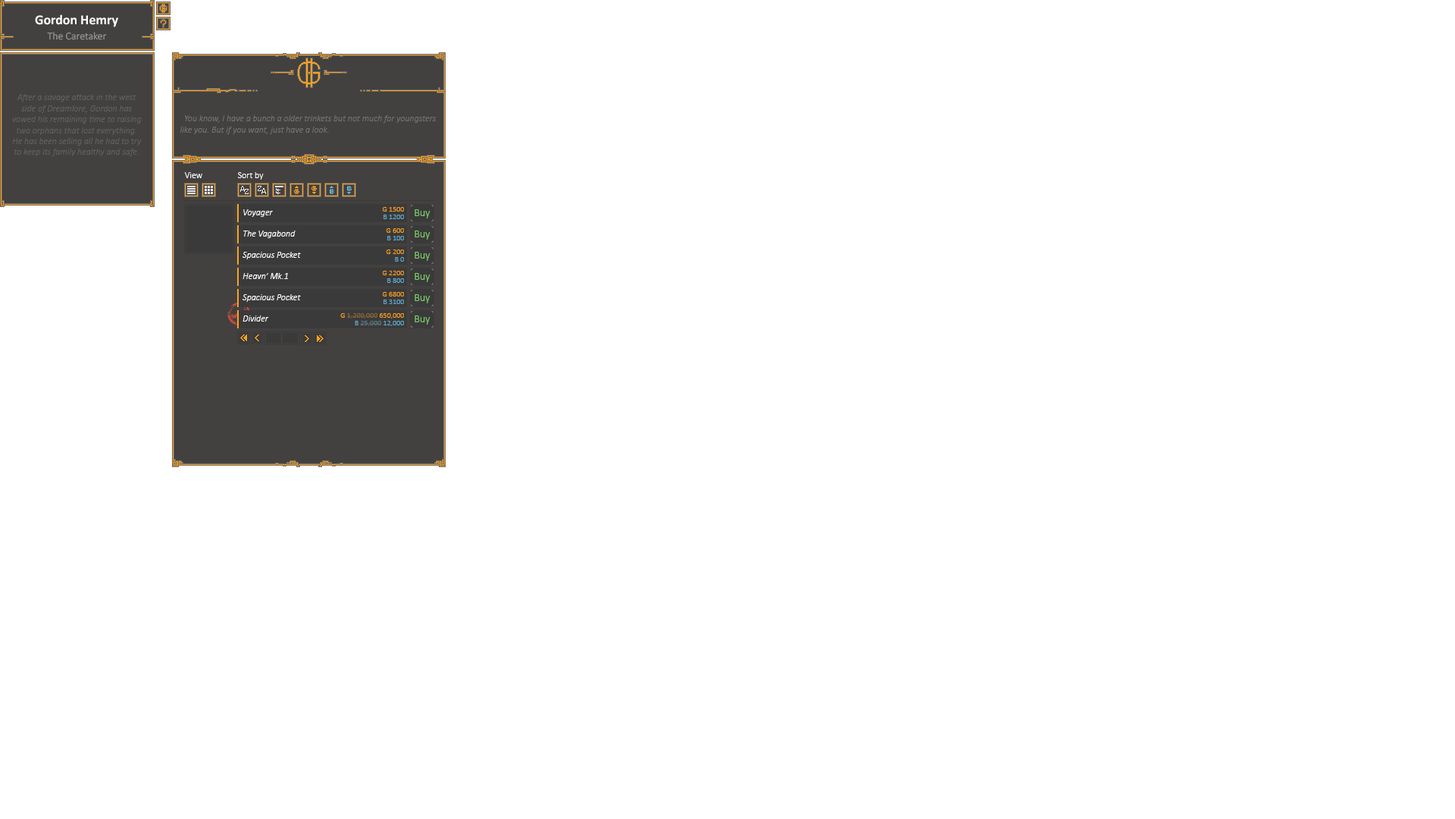
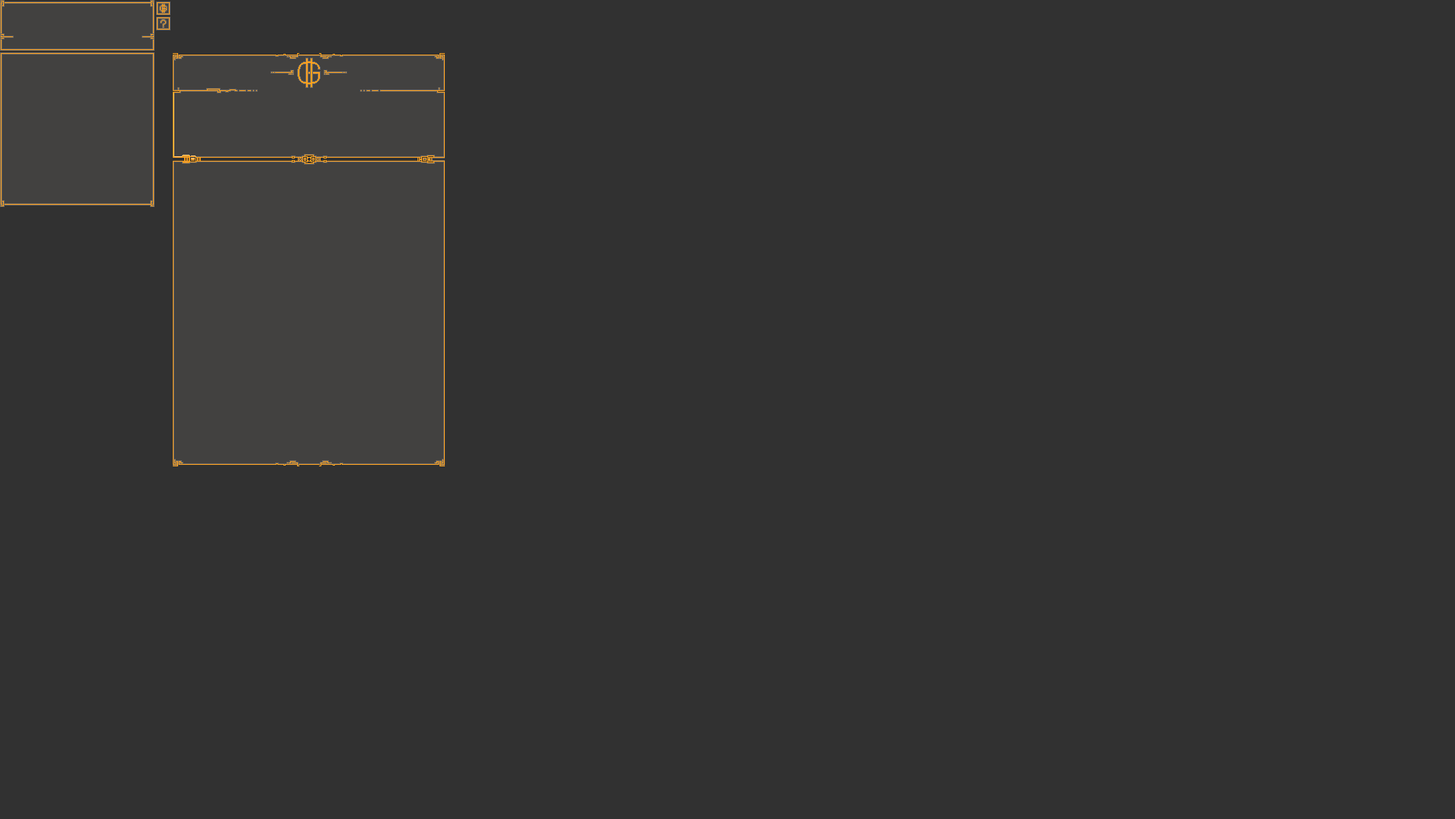
The second 1455 × 819 image is a revision of the first. Changes to its layers:
hid group "Text Exemples" (4 layers) over [12, 14, 437, 157]
hid group "Marchand" (84 layers) over [172, 52, 446, 467]
moved "Marchand. Main. Background" into group "NPC", painted on it over [172, 52, 446, 467]
showed "Background" over [0, 0, 1455, 819]
